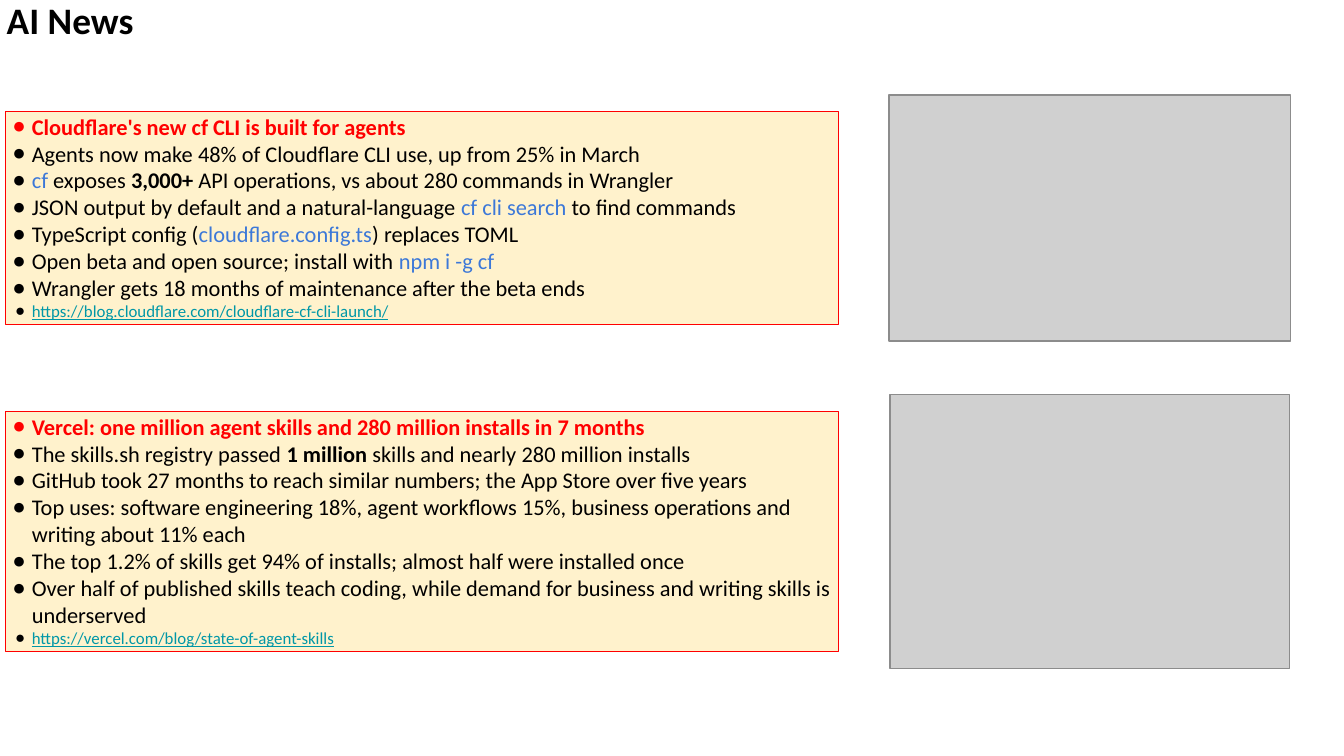
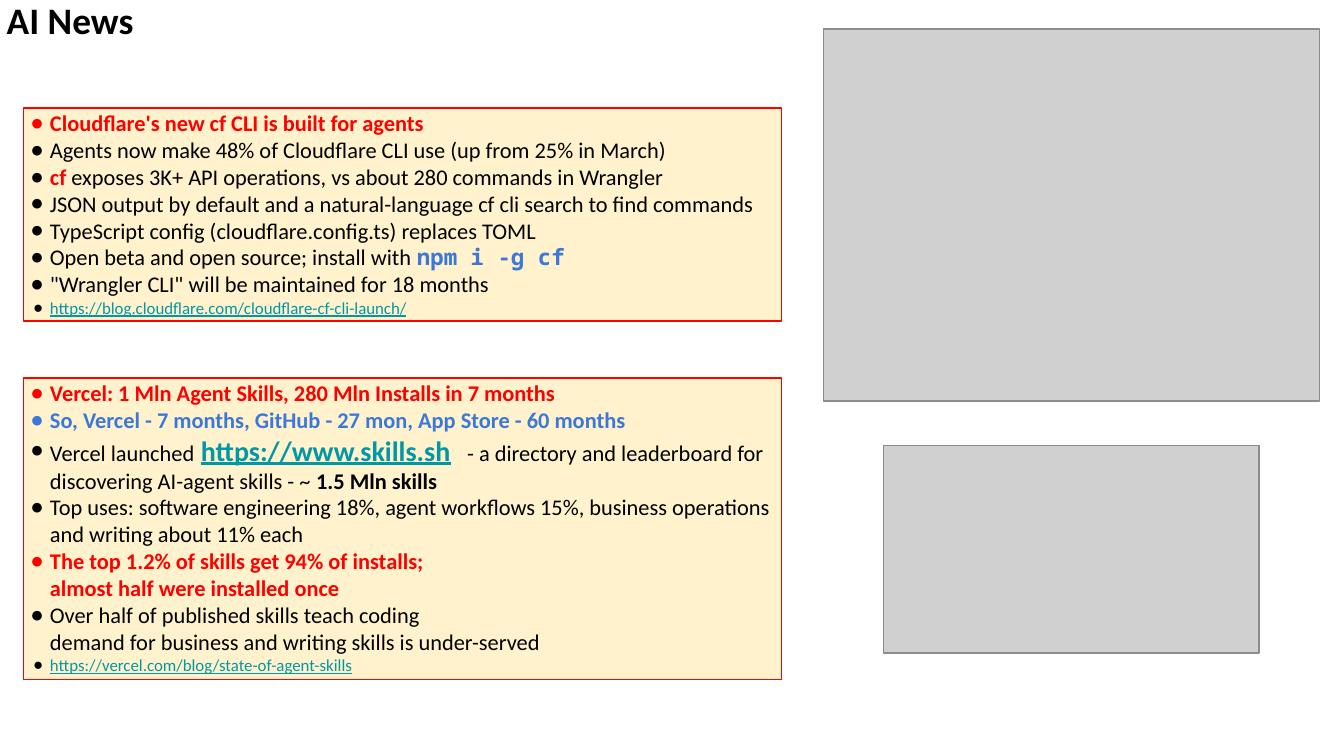
Before and after one commit to lselector/seminar, a slide deck: slide 22 of 2026/2026-10-02-AI-News.pptx (slide 18 before the commit). Drawn at 1344x756 pixels with LibreOffice and Linux fonts; fonts in the diff are those of the drawing; grey boxes stand for pictures. Boxes give left, top, right and bottom in pixels: in the first picture for what was removed or moved away, otherwise in the second. Text is boxed around its words. In the diff, an @@ line names an element or a change of style, - is before the commit and + after.

```diff
--- a/2026/2026-10-02-AI-News.pptx
+++ b/2026/2026-10-02-AI-News.pptx
@@ picture: place and size @@
-picture at (890,95,1292,341)
+picture at (823,30,1318,402)
@@ rectangle "Cloudflare's new cf CLI is ...": place and size @@
-rectangle "Cloudflare's new cf CLI is ..." at (5,112,839,325)
+rectangle "Cloudflare's new cf CLI is ..." at (23,108,781,321)
@@ text in rectangle at (50,142,665,189): text changed @@
-● Agents now make 48% of Cloudflare CLI use, up from 25% in March
-● cf exposes 3,000+ API operations, vs about 280 commands in Wrangler
+● Agents now make 48% of Cloudflare CLI use (up from 25% in March)
+● cf exposes 3K+ API operations, vs about 280 commands in Wrangler
@@ text in rectangle at (50,196,753,271): text colour #3C78D8 to #000000 in "cf cli search", "(cloudflare.config.ts)"; font Calibri to Noto Sans Mono, bold on in "npm i -g cf" @@
@@ text in rectangle at (50,276,489,296): text changed @@
-● Wrangler gets 18 months of maintenance after the beta ends
+● "Wrangler CLI" will be maintained for 18 months
@@ rectangle "Vercel: 1 Mln Agent Skills, ...": place and size @@
-rectangle "Vercel: 1 Mln Agent Skills, ..." at (5,411,839,652)
+rectangle "Vercel: 1 Mln Agent Skills, ..." at (23,378,781,679)
@@ text in rectangle at (50,385,763,493): text changed; bold on @@
-● Vercel: one million agent skills and 280 million installs in 7 months
-● The skills.sh registry passed 1 million skills and nearly 280 million installs
-● GitHub took 27 months to reach similar numbers; the App Store over five years
+● Vercel: 1 Mln Agent Skills, 280 Mln Installs in 7 months
+● So, Vercel - 7 months, GitHub - 27 mon, App Store - 60 months
+● Vercel launched https://www.skills.sh - a directory and leaderboard for discovering AI-agent skills - ~ 1.5 Mln skills
@@ picture: place and size @@
-picture at (890,395,1289,669)
+picture at (884,446,1259,653)
@@ text in rectangle at (50,553,424,596): text colour #000000 to #FF0000, bold on in "The top 1.2% of skills get 94% ..."; bullet colour #000000 to #FF0000 @@
@@ text in rectangle at (50,607,540,654): text changed @@
-● Over half of published skills teach coding, while demand for business and writing skills is underserved
+● Over half of published skills teach coding
+  demand for business and writing skills is under-served
```
Also in this commit, not shown: 17 other slides changed, 7 slides added, 5 slides removed.
